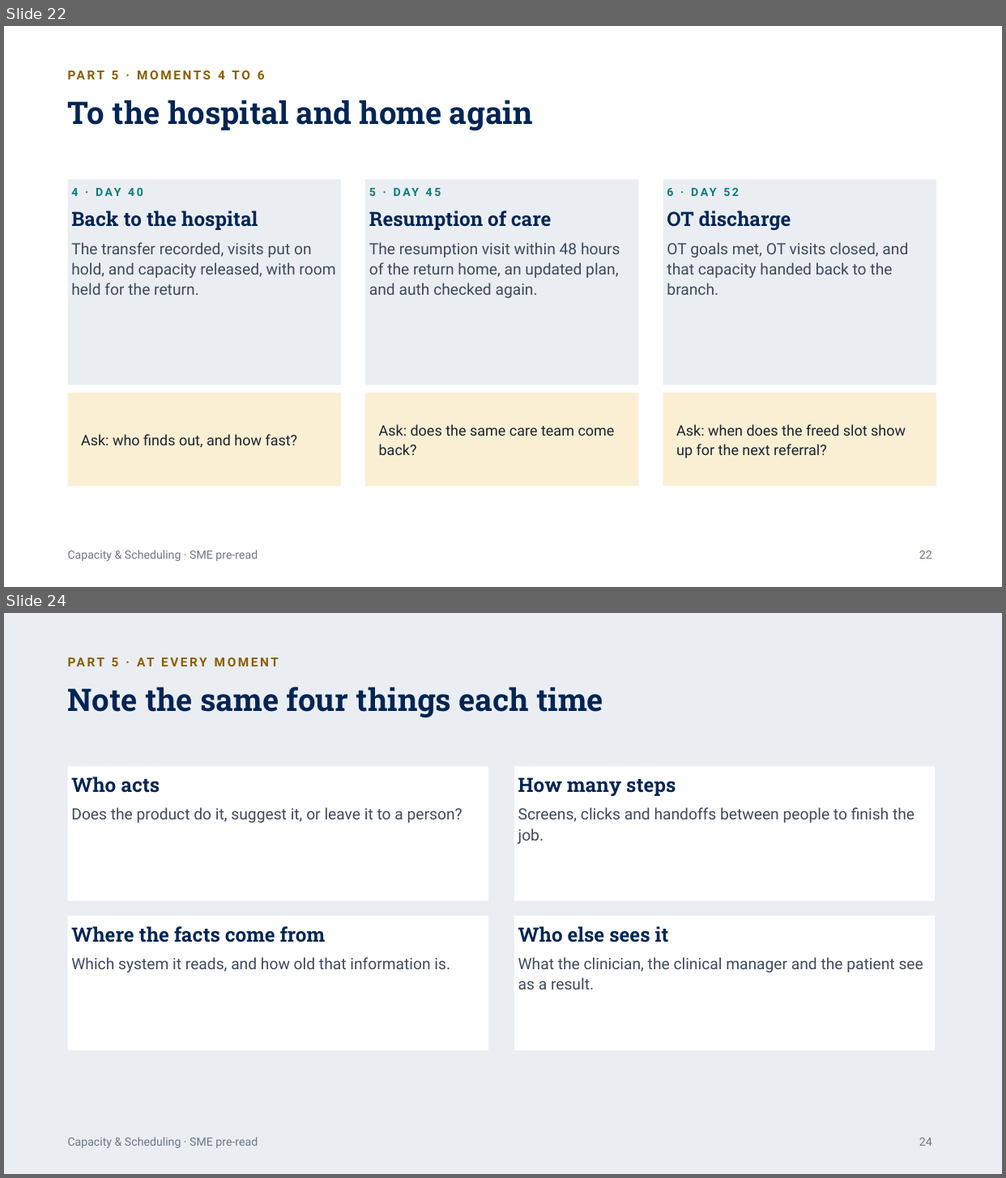
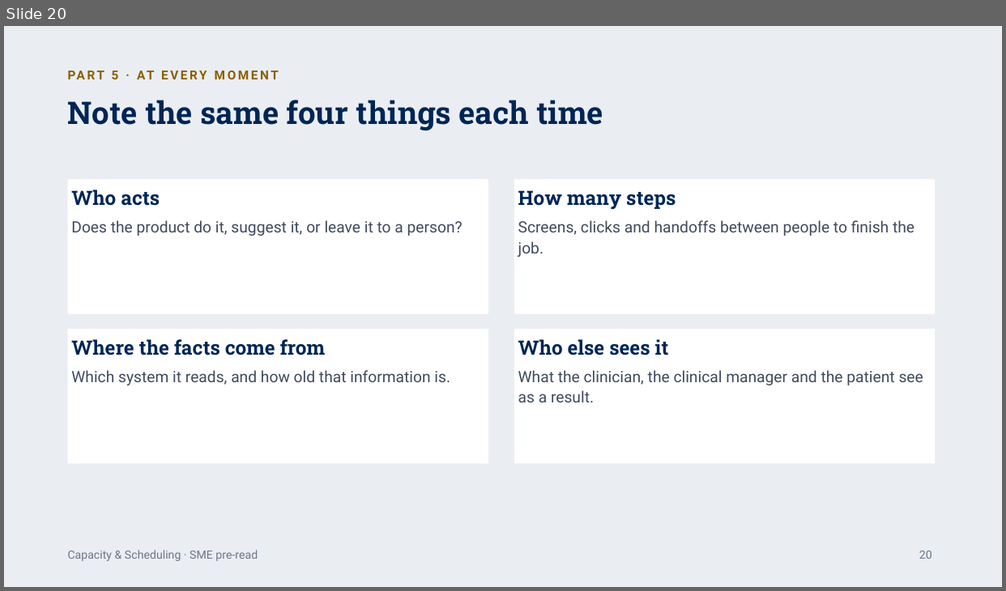
Before and after one commit to worker-max/compassus-capacity-pm, a slide deck: agents/compassus-capacity-pm/artifacts/Nashville-SME-PreRead.pptx. Shown one above the other, each under a label of ours: slides 22 and 24 before the commit, slide 20 after it; the slides between them are not shown. The pictures are 1006x1178 and 1006x591 pixels, drawn with LibreOffice and Linux fonts; fonts in the diff are those of the drawing. Boxes give left, top, right and bottom in pixels: in the first picture for what was removed or moved away, otherwise in the second. Text is boxed around its words. In the diff, an @@ line names an element or a change of style, - is before the commit and + after.

```diff
--- a/agents/compassus-capacity-pm/artifacts/Nashville-SME-PreRead.pptx
+++ b/agents/compassus-capacity-pm/artifacts/Nashville-SME-PreRead.pptx
@@ slide 22 removed at [4, 26, 1002, 587], background #FFFFFF; not listed: 1 template element that a slide beside it also shows @@
@@ text removed at [112, 71, 265, 79] @@
-PART 5 · MOMENTS 4 TO 6
@@ title removed at [68, 100, 532, 131] @@
-To the hospital and home again
@@ rectangle removed at [68, 179, 341, 386] @@
@@ text removed at [71, 188, 335, 295] @@
-4 · DAY 40
-Back to the hospital
-The transfer recorded, visits put on hold, and capacity released, with room held for the return.
@@ rectangle removed at [365, 179, 639, 386] @@
@@ text removed at [369, 188, 620, 298] @@
-5 · DAY 45
-Resumption of care
-The resumption visit within 48 hours of the return home, an updated plan, and auth checked again.
@@ rectangle removed at [663, 179, 937, 386] @@
@@ text removed at [667, 188, 908, 295] @@
-6 · DAY 52
-OT discharge
-OT goals met, OT visits closed, and that capacity handed back to the branch.
@@ rectangle removed at [68, 393, 341, 486] @@
@@ rectangle removed at [365, 393, 639, 486] @@
@@ rectangle removed at [663, 393, 937, 486] @@
@@ text removed at [81, 434, 298, 448] @@
-Ask: who finds out, and how fast?
@@ text removed at [379, 425, 615, 455] @@
-Ask: does the same care team come back?
@@ text removed at [676, 425, 906, 459] @@
-Ask: when does the freed slot show up for the next referral?
@@ page number removed at [919, 551, 932, 559] @@
-22
@@ what was slide 24 is now slide 20 @@
@@ page number at [919, 551, 932, 559]: text changed @@
-24
+20
```
Also in this commit, not shown: 1 slide changed, 2 slides added, 8 other slides removed.
